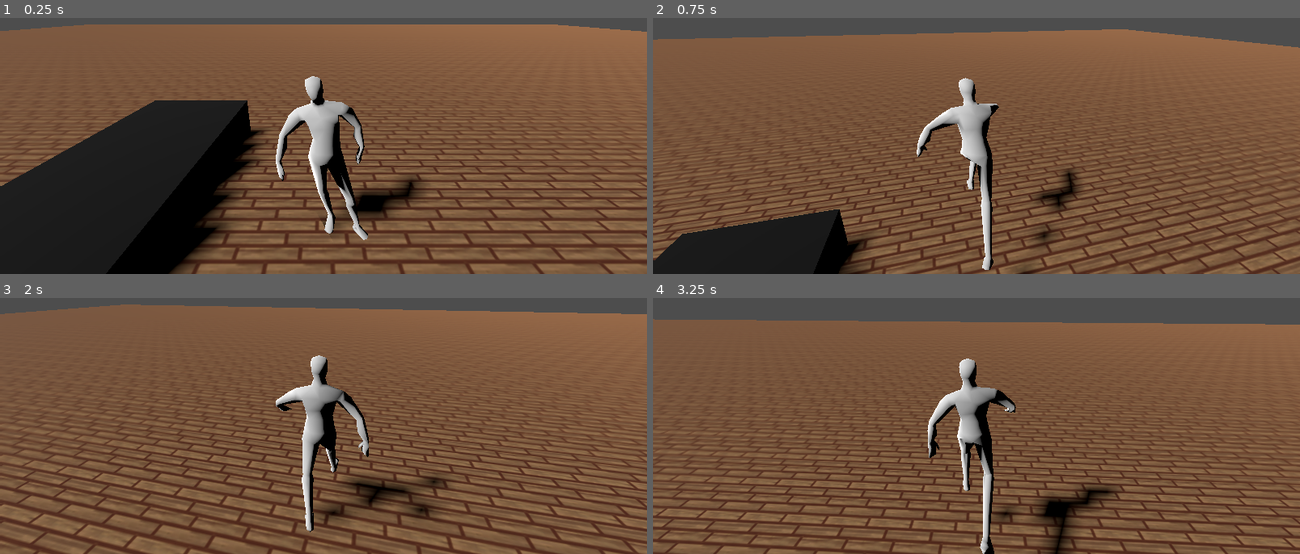
Above: before the commit, frames 1-4 (two rows, left to right).
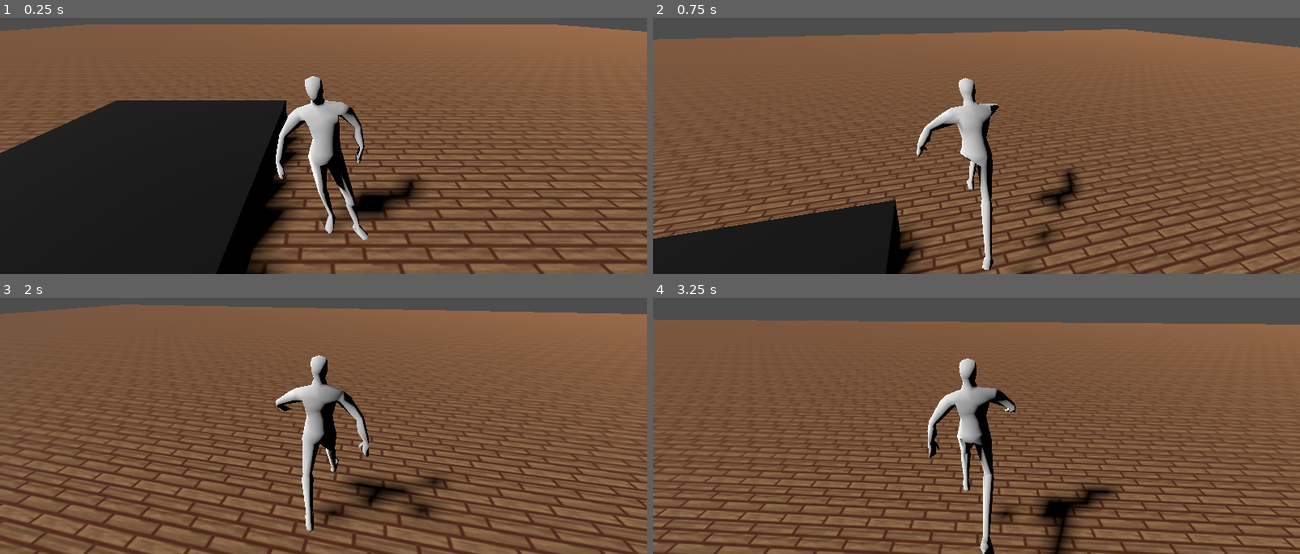
Above: after the commit, the same moments.

Repository: Dorifor/old-spooktober-n64
Game: Godot game, scene res://assets/main.tscn
Two runs of this game, one before a commit and one after it. Both use one fixed random seed, a clock stepped at 60 frames per second and the inputs below.
Inputs (mouse positions are in pixels of both pictures, inside the frame that each line leads up to):
- Up to frame 1 (0.25 s): no input
- Up to frame 2 (0.75 s): tap Enter (ui_accept) at 0.5 s; move the mouse to (1008, 89) at 0.52 s; hold W (forward) from 0.53 s (still down); hold Shift (run) from 0.53 s (still down)
- Up to frame 3 (2 s): keep holding W (forward); tap Enter (ui_accept) at 0.77, 1.52 s; move the mouse to (291, 374) at 1.27 s; release Shift (run) at 1.28 s; tap Shift (run) at 1.35 s
- Up to frame 4 (3.25 s): keep holding W (forward); move the mouse to (989, 367) at 2.02 s; hold Shift (run) 2.03-2.78 s; move the mouse to (970, 377) at 2.77 s; tap Shift (run) at 2.85 s; tap Enter (ui_accept) at 3.02 s

The runs differ from the first frame. In frame 1, 12% of the frame differs, in the area x 0-56%, y 32-100%; in frame 2, 2.9%; in frame 3, less than 0.1%; in frame 4, less than 0.1%.

Commit message:
added box + col

Diff:
--- a/assets/main.tscn
+++ b/assets/main.tscn
@@ -16,11 +16,20 @@
 size = Vector3(2.00212, 0.001, 1.99652)
 
 [sub_resource type="BoxMesh" id="BoxMesh_wuvno"]
+size = Vector3(1, 0.2, 1)
 
 [sub_resource type="StandardMaterial3D" id="StandardMaterial3D_byqca"]
 albedo_color = Color(0, 0, 0, 1)
 
+[sub_resource type="BoxShape3D" id="BoxShape3D_hth55"]
+size = Vector3(1, 0.2, 1)
+
 [node name="Main Scene" type="Node3D"]
+
+[node name="DirectionalLight3D" type="DirectionalLight3D" parent="."]
+transform = Transform3D(0.707107, -1.47514e-07, -0.707106, 0.612372, 0.5, 0.612373, 0.353553, -0.866025, 0.353554, -3.33941, 4.3379, 2.33659)
+shadow_enabled = true
+shadow_blur = 0.5
 
 [node name="Ground" type="StaticBody3D" parent="."]
 transform = Transform3D(10, 0, 0, 0, 10, 0, 0, 0, 10, 0, 0, 0)
@@ -33,53 +42,55 @@
 [node name="CollisionShape3D" type="CollisionShape3D" parent="Ground"]
 shape = SubResource("BoxShape3D_t0qas")
 
-[node name="Block" type="MeshInstance3D" parent="."]
-transform = Transform3D(0.54362, 0, 0, 0, 0.2, 0, 0, 0, 1, -0.6, 0.1, 0)
+[node name="Box" type="StaticBody3D" parent="."]
+
+[node name="Block" type="MeshInstance3D" parent="Box"]
+transform = Transform3D(1, 0, 0, 0, 1, 0, 0, 0, 1, -0.6, 0.1, 0)
 mesh = SubResource("BoxMesh_wuvno")
+skeleton = NodePath("../..")
 surface_material_override/0 = SubResource("StandardMaterial3D_byqca")
 
-[node name="DirectionalLight3D" type="DirectionalLight3D" parent="."]
-transform = Transform3D(0.707107, 2.10734e-08, -0.707107, 0.612372, 0.5, 0.612372, 0.353553, -0.866025, 0.353553, -3.33941, 4.3379, 2.33659)
-shadow_enabled = true
-shadow_blur = 0.5
+[node name="CollisionShape3D" type="CollisionShape3D" parent="Box"]
+transform = Transform3D(1, 0, 0, 0, 1, 0, 0, 0, 1, -0.6, 0.1, 0)
+shape = SubResource("BoxShape3D_hth55")
 
 [node name="Player" parent="." node_paths=PackedStringArray("pause_menu") instance=ExtResource("2_cw4q1")]
 transform = Transform3D(0.3, 0, 0, 0, 0.3, 0, 0, 0, 0.3, 0.123791, 0.000500083, 0.164138)
 pause_menu = NodePath("../Pause Menu")
 
 [node name="metarig" parent="Player/visuals/Player/RootNode" index="0"]
-transform = Transform3D(108.276, -2.86701, 8.01864, -9.6631, -1.59835, 90.2815, -2.71395, -108.691, -1.53914, -0.0792836, -0.0215382, 0.0304385)
+transform = Transform3D(108.265, -2.98074, 8.08777, -9.75278, -1.78331, 90.2724, -2.8092, -108.685, -1.703, -0.0798, -0.0217751, 0.0309743)
 
 [node name="Skeleton3D" parent="Player/visuals/Player/RootNode/metarig" index="0"]
-bones/1/rotation = Quaternion(-0.0698904, -0.0073526, 0.0294309, 0.997093)
-bones/2/rotation = Quaternion(-0.0950378, 0.00419453, 0.0617384, 0.993549)
-bones/3/rotation = Quaternion(-7.7039e-05, 0.00508301, 0.0612775, 0.998108)
-bones/4/rotation = Quaternion(0.234386, -0.00393243, -0.0108278, 0.972075)
-bones/5/rotation = Quaternion(-0.102204, -0.00541385, -0.00995874, 0.994699)
-bones/6/rotation = Quaternion(-0.107573, -0.00298178, -0.0110404, 0.994132)
-bones/8/rotation = Quaternion(-0.457113, -0.523484, -0.342845, 0.632036)
-bones/8/scale = Vector3(1.18667, 1.0149, 0.833946)
-bones/9/rotation = Quaternion(-0.449036, 0.585292, -0.622751, 0.26073)
-bones/9/scale = Vector3(1.00965, 1.1904, 0.834673)
-bones/11/rotation = Quaternion(0.0206056, -0.230436, -0.101775, 0.967531)
-bones/11/scale = Vector3(1.03117, 1.00132, 0.976811)
-bones/13/rotation = Quaternion(-0.486626, 0.462721, 0.313343, 0.671491)
-bones/13/scale = Vector3(1.16381, 1.039, 0.835708)
-bones/14/rotation = Quaternion(0.28071, 0.622285, -0.608089, -0.405205)
-bones/14/scale = Vector3(1.00463, 1.19508, 0.834239)
-bones/15/rotation = Quaternion(0.16394, -0.0183842, 0.0673267, 0.983998)
-bones/16/rotation = Quaternion(-0.0622507, 0.0946725, 0.119229, 0.986381)
-bones/26/rotation = Quaternion(0.932054, 0.133304, -0.151288, 0.301026)
-bones/26/scale = Vector3(1.02073, 1.05429, 0.945187)
-bones/27/rotation = Quaternion(0.262409, -0.0855797, -0.0505457, 0.959824)
-bones/27/scale = Vector3(1.00291, 1.04891, 0.962444)
-bones/28/rotation = Quaternion(-0.526294, -0.089685, 0.097653, 0.839902)
-bones/28/scale = Vector3(1.00033, 1.17156, 0.860599)
-bones/33/rotation = Quaternion(0.98121, 0.110987, 0.0307433, 0.154805)
-bones/33/scale = Vector3(1.00011, 1.01574, 0.988834)
-bones/34/rotation = Quaternion(0.134156, 0.0523528, -0.0213586, 0.989346)
-bones/34/scale = Vector3(1.00178, 1.01114, 0.990934)
-bones/35/rotation = Quaternion(-0.564075, -0.0312421, 0.0649702, 0.822571)
+bones/1/rotation = Quaternion(-0.0662122, -0.00651114, 0.0303636, 0.997322)
+bones/2/rotation = Quaternion(-0.0871518, 0.00561093, 0.0617226, 0.994265)
+bones/3/rotation = Quaternion(0.00791495, 0.00550086, 0.0614076, 0.998066)
+bones/4/rotation = Quaternion(0.23441, -0.00399489, -0.0107576, 0.97207)
+bones/5/rotation = Quaternion(-0.101982, -0.00542668, -0.00993538, 0.994722)
+bones/6/rotation = Quaternion(-0.107518, -0.00305488, -0.0109921, 0.994138)
+bones/8/rotation = Quaternion(-0.51056, -0.468494, -0.406778, 0.595293)
+bones/8/scale = Vector3(1.18591, 1.01569, 0.834026)
+bones/9/rotation = Quaternion(-0.382566, 0.627388, -0.584203, 0.344578)
+bones/9/scale = Vector3(1.00014, 1.19863, 0.834455)
+bones/11/rotation = Quaternion(0.0224812, -0.233747, -0.103013, 0.966564)
+bones/11/scale = Vector3(1.03173, 1.00144, 0.976323)
+bones/13/rotation = Quaternion(-0.53431, 0.418539, 0.365509, 0.636978)
+bones/13/scale = Vector3(1.16301, 1.04061, 0.835087)
+bones/14/rotation = Quaternion(0.216202, 0.649035, -0.561194, -0.465909)
+bones/14/scale = Vector3(1.02062, 1.18149, 0.834206)
+bones/15/rotation = Quaternion(0.163938, -0.0183843, 0.0673267, 0.983999)
+bones/16/rotation = Quaternion(-0.0636876, 0.0987825, 0.119163, 0.985894)
+bones/26/rotation = Quaternion(0.931769, 0.133863, -0.150973, 0.30182)
+bones/26/scale = Vector3(1.02061, 1.05481, 0.944874)
+bones/27/rotation = Quaternion(0.26402, -0.0846669, -0.0504838, 0.959467)
+bones/27/scale = Vector3(1.00283, 1.04961, 0.961974)
+bones/28/rotation = Quaternion(-0.526377, -0.0901612, 0.0970809, 0.839865)
+bones/28/scale = Vector3(1.00037, 1.17161, 0.860521)
+bones/33/rotation = Quaternion(0.981065, 0.110886, 0.0311382, 0.15571)
+bones/33/scale = Vector3(1.00011, 1.016, 0.988654)
+bones/34/rotation = Quaternion(0.136938, 0.052758, -0.022014, 0.988929)
+bones/34/scale = Vector3(1.00185, 1.01161, 0.990549)
+bones/35/rotation = Quaternion(-0.564879, -0.0313592, 0.0650866, 0.822005)
 
 [node name="AnimationTree" parent="Player/visuals/Player" index="1"]
 parameters/Walk/Blend2/blend_amount = 0
Not shown: 1 places in assets/main.tscn that only renumber resources
